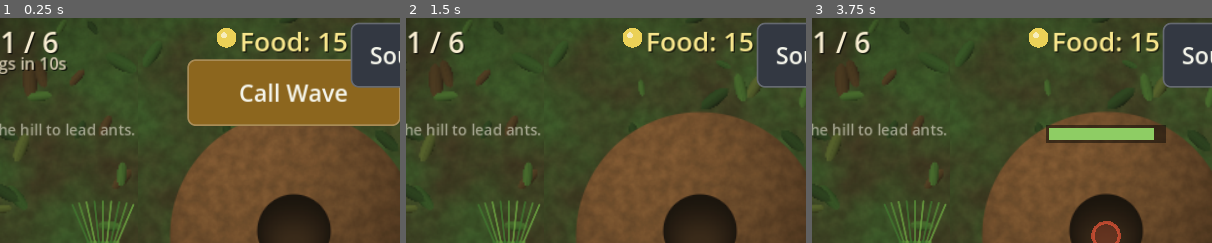
Above: before the commit, frames 1-3 (left to right).
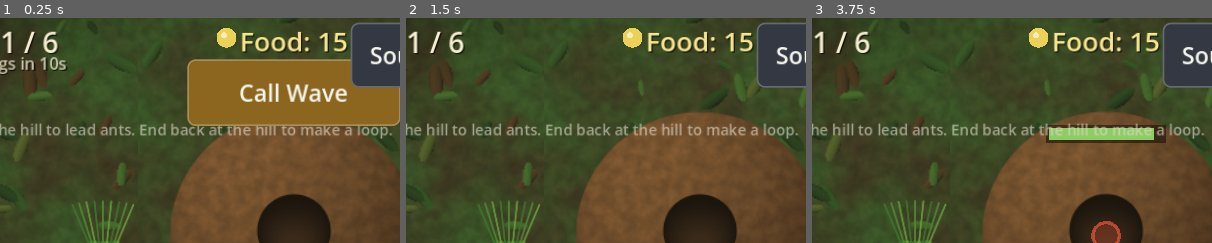
Above: after the commit, the same moments.

Repository: getarsenal/colony-commander
Game: Godot game, scene res://scenes/Main.tscn
The game is run twice, just before and just after one commit, with the same random seed, the same clock (stepped at 60 frames per second) and the same inputs.
Inputs:
- Up to frame 1 (0.25 s): no input
- Up to frame 2 (1.5 s): click "Call Wave" at 0.5 s; click "1x" at 1.25 s
- Up to frame 3 (3.75 s): click "2x" at 2 s; click "1x" at 2.75 s; click "2x" at 3.5 s
The pictures show only the part of the screen within x 13-63%, y 2-52%; the shares and areas given below are measured in that part.

The runs differ from the first frame. In frame 1, 1.4% of the frame differs, in the area x 35-98%, y 46-54%; in frame 2, 1.5%; in frame 3, 1.4%.

Commit message:
Loop trails + snappy turnaround (fix end-of-path bunching)
- Loop trails: if a trail is drawn back near the hill, it's a one-way loop —
  ants flow out and arrive home at the end, no turnaround, no pile-up
  (Trail.is_loop; ants _arrive_home at the loop end).
- Open trails: soldiers/spitters now about-face instantly at the tip instead of
  pausing, and the worker tip-pause is much shorter (0.35s -> 0.12s), so the end
  of a path clears far faster.
- Hint now teaches the loop.

Parses clean; loop verified via render + headless run; web exported.

https://claude.ai/code/session_011hkUGhTeefueTvzyEjhAPX

Diff:
--- a/scenes/main.gd
+++ b/scenes/main.gd
@@ -129,7 +129,7 @@
 	_hint.position = Vector2(24, 130)
 	_hint.add_theme_font_size_override("font_size", 18)
 	_hint.add_theme_color_override("font_color", Color(0.86, 0.85, 0.78, 0.65))
-	_hint.text = "Drag from the hill to lead ants."
+	_hint.text = "Drag from the hill to lead ants. End back at the hill to make a loop."
 	layer.add_child(_hint)
 
 func _process(_delta: float) -> void:
--- a/sim/ant.gd
+++ b/sim/ant.gd
@@ -24,7 +24,7 @@
 const MIN_GAP := 9.0          # min pixels between an ant and the one ahead -> queueing/bunching
 const WIGGLE_AMP := 2.6       # lateral sway amplitude (px) -> "living column", not a conga line
 const WIGGLE_FREQ := 0.09     # how tight the sway is along the trail
-const WORK_TIME := 0.35       # seconds paused at the destination (shorter = less tip clog)
+const WORK_TIME := 0.12       # brief pause at an open trail's tip (snappy turnaround)
 const DETOUR_RANGE := 78.0    # how far a worker will peel off-trail to grab food
 const ARRIVE_EPS := 5.0       # px tolerance for "home"
 
@@ -150,8 +150,14 @@
 	var length: float = trail.length()
 	if dist >= length:
 		dist = length
-		state = State.WORKING
-		work_timer = WORK_TIME
+		if trail.is_loop:
+			_arrive_home()        # one-way loop: the end is back at the hill
+			return
+		elif ant_type == AntTypes.Type.WORKER:
+			state = State.WORKING  # brief pause to grab a tip carcass
+			work_timer = WORK_TIME
+		else:
+			_begin_return()        # soldiers/spitters about-face instantly (no clog)
 	_place_on_trail()
 
 func _begin_return() -> void:
--- a/sim/trail.gd
+++ b/sim/trail.gd
@@ -8,10 +8,12 @@
 
 const MIN_POINT_DIST := 12.0   # don't record drag points closer than this (smooths input)
 const MIN_TRAIL_LEN := 40.0    # discard accidental taps
+const LOOP_DIST := 78.0        # if the drawn end returns near the hill, it's a one-way loop
 
 var curve := Curve2D.new()
 var ant_type: int = AntTypes.Type.WORKER
 var color := Color.WHITE
+var is_loop := false           # one-way: ants flow out and back to the hill, no turnaround
 
 # spawn metering
 var spawn_interval := 0.34     # seconds between ants on this trail
@@ -50,6 +52,11 @@
 	_drawing = false
 	if curve.point_count < 2 or length() < MIN_TRAIL_LEN:
 		return false
+	# If the player brought the trail back near the hill, it's a one-way loop:
+	# ants flow out along it and arrive home at the end (no turnaround pile-up).
+	var origin := curve.get_point_position(0)
+	var endp := curve.get_point_position(curve.point_count - 1)
+	is_loop = endp.distance_to(origin) <= LOOP_DIST and length() > LOOP_DIST * 1.6
 	queue_redraw()
 	return true
 
